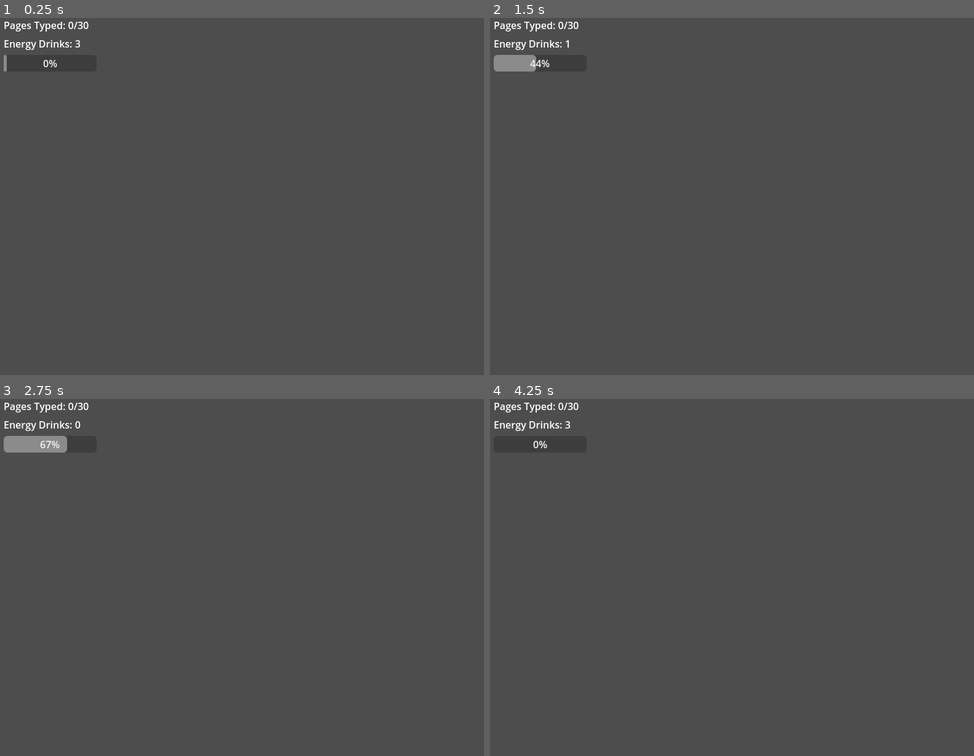
Above: before the commit, frames 1-4 (two rows, left to right).
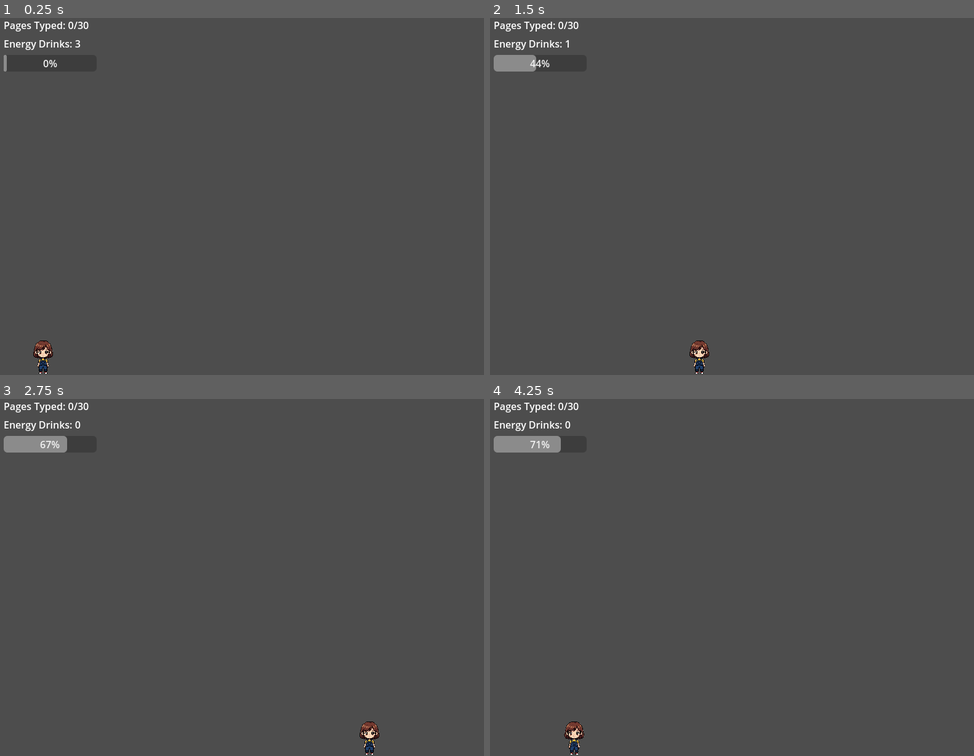
Above: after the commit, the same moments.

Repository: srishtipurohitaps/Aanya-s-All-Nighter
Game: Godot game, scene res://main.tscn
The game is run twice, just before and just after one commit, with the same random seed, the same clock (stepped at 60 frames per second) and the same inputs.
Inputs:
- Up to frame 1 (0.25 s): no input
- Up to frame 2 (1.5 s): tap Enter (ui_accept) at 0.5, 0.77 s
- Up to frame 3 (2.75 s): tap Enter (ui_accept) at 1.52 s
- Up to frame 4 (4.25 s): tap Enter (ui_accept) at 3.02, 3.77 s; tap Escape (ui_cancel) at 4.15 s

The runs differ from the first frame. In frame 1, 0.2% of the frame differs, in the area x 6-11%, y 90-100%; in frame 2, 0.2%; in frame 3, 0.2%; in frame 4, 0.9%, in the area x 0-20%, y 6-100%.

Commit message:
Completed
Added the readme too

Diff:
--- a/aanya.gd
+++ b/aanya.gd
@@ -1,5 +1,6 @@
 extends Node2D
 var is_boosting = false
+
 func _process(delta):
 	position.x += (350 if is_boosting else 200) * delta
 	position.x = clamp(position.x, 0, 760)
--- a/main.gd
+++ b/main.gd
@@ -1,4 +1,5 @@
 extends Node2D
+
 var current_level = 1
 var score = 0
 var drinks = 3
@@ -8,18 +9,15 @@
 var fatigue_rate = 0.25
 
 func _ready():
-	print($CanvasLayer/ScoreLabel)
-	print($CanvasLayer/EnergyLabel)
-	print($CanvasLayer/FatigueBar)
 	start_level(1)
 
 func start_level(n):
 	current_level = n
 	score = 0
 	fatigue = 0
-	drinks = 3 if n==1 else 2 if n==2 else 1
+	drinks = 3 if n == 1 else 2 if n == 2 else 1
 	fatigue_rate = fatigue_rates[n-1]
-	$Background.color = Color("#2a306c") if n==1 else Color("#9d363c") if n==2 else Color("#FFD700")
+	$Background.color = Color("#2a306c") if n == 1 else Color("#9d363c") if n == 2 else Color("#FFD700")
 	$CanvasLayer/ScoreLabel.text = "Pages Typed: %d/%d" % [score, pages_goal[n-1]]
 	$CanvasLayer/EnergyLabel.text = "Energy Drinks: %d" % drinks
 	$CanvasLayer/FatigueBar.value = fatigue
@@ -34,23 +32,25 @@
 		$Aanya.is_boosting = false
 
 func _process(delta):
-	if $Aanya.is_boosting:
-		fatigue += delta * fatigue_rate * 2
-		score += int(4 * delta)
-	else:
-		fatigue += delta * fatigue_rate
-		score += int(delta)
-	$CanvasLayer/ScoreLabel.text = "Pages Typed: %d/%d" % [score, pages_goal[current_level-1]]
-	$CanvasLayer/FatigueBar.value = fatigue
-	if fatigue >= 10:
-		game_over()
-	if score >= pages_goal[current_level-1]:
-		next_level()
-	if $Aanya.position.x >= 760:
-		$Aanya.position.x = 0
-		if current_level >= 2:
-			drinks += 1
-			$CanvasLayer/EnergyLabel.text = "Energy Drinks: %d" % drinks
+	# Make sure Aanya exists, for bulletproof code:
+	if has_node("Aanya"):
+		if $Aanya.is_boosting:
+			fatigue += delta * fatigue_rate * 2
+			score += int(4 * delta)
+		else:
+			fatigue += delta * fatigue_rate
+			score += int(delta)
+		$CanvasLayer/ScoreLabel.text = "Pages Typed: %d/%d" % [score, pages_goal[current_level - 1]]
+		$CanvasLayer/FatigueBar.value = fatigue
+		if fatigue >= 10:
+			game_over()
+		if score >= pages_goal[current_level - 1]:
+			next_level()
+		if $Aanya.position.x >= 760:
+			$Aanya.position.x = 0
+			if current_level >= 2:
+				drinks += 1
+				$CanvasLayer/EnergyLabel.text = "Energy Drinks: %d" % drinks
 
 func next_level():
 	if current_level >= 3:
@@ -63,7 +63,6 @@
 	var msg = Label.new()
 	msg.text = "Aanya dozed off!\nPages: %d\nPress R to restart" % score
 	msg.position = Vector2(250, 260)
-	msg.add_theme_font_size_override("font_size", 26)
 	add_child(msg)
 
 func show_win_screen():
@@ -71,9 +70,8 @@
 	var msg = Label.new()
 	msg.text = "You survived all 3 levels!\nTotal Pages: %d\nPress R to restart" % score
 	msg.position = Vector2(220, 260)
-	msg.add_theme_font_size_override("font_size", 26)
 	add_child(msg)
 
 func _unhandled_input(event):
-	if event.is_action_pressed("ui_cancel"):
+	if event.is_action_pressed("restart"):
 		get_tree().reload_current_scene()
--- a/main.tscn
+++ b/main.tscn
@@ -35,7 +35,6 @@
 anchor_bottom = 1.0
 grow_horizontal = 2
 grow_vertical = 2
-color = Color(0.16470589, 0.1882353, 0.42352942, 1)
+color = Color(0.2107515, 0.22474319, 0.1934526, 1)
 
 [node name="Aanya" parent="." instance=ExtResource("2_h2yge")]
-position = Vector2(50, 300)
--- a/project.godot
+++ b/project.godot
@@ -24,6 +24,14 @@
 
 enabled=PackedStringArray("res://addons/godot_super-wakatime/plugin.cfg")
 
+[input]
+
+restart={
+"deadzone": 0.2,
+"events": [Object(InputEventKey,"resource_local_to_scene":false,"resource_name":"","device":-1,"window_id":0,"alt_pressed":false,"shift_pressed":false,"ctrl_pressed":false,"meta_pressed":false,"pressed":false,"keycode":0,"physical_keycode":82,"key_label":0,"unicode":114,"location":0,"echo":false,"script":null)
+]
+}
+
 [rendering]
 
 renderer/rendering_method="mobile"
Not shown, added: export_presets.cfg
Not shown, changed: README.md
